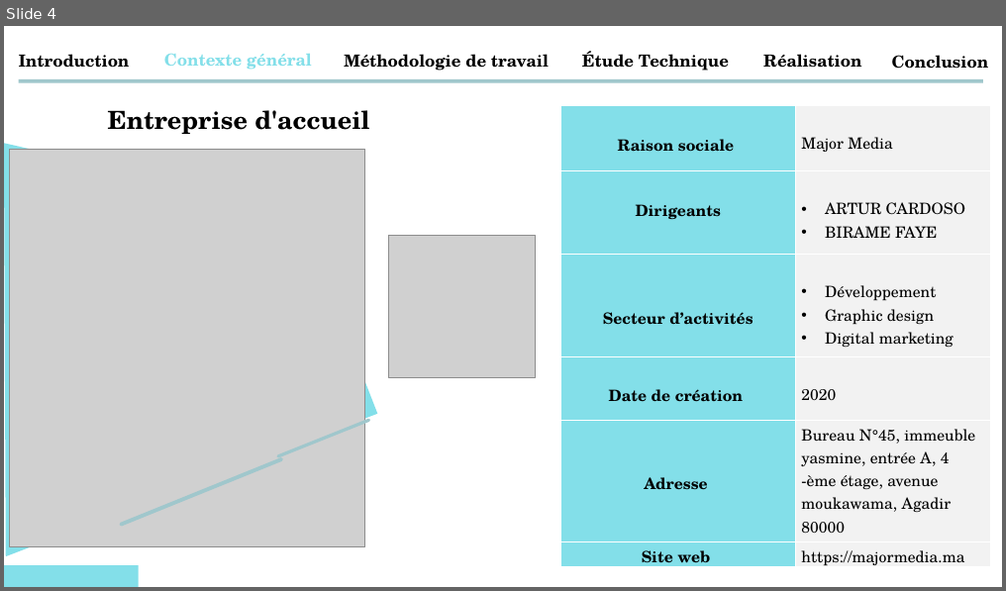
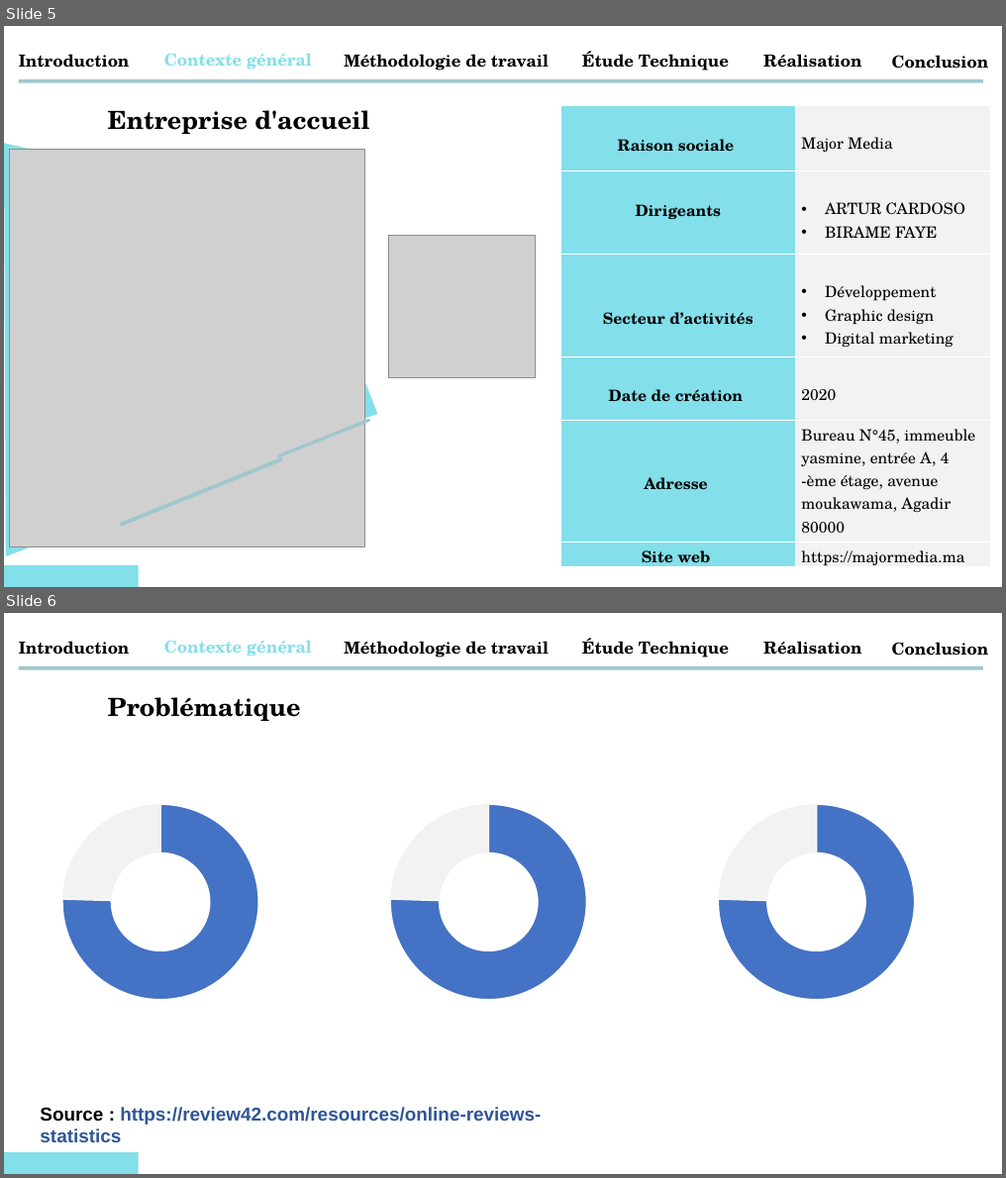
Before and after one commit to abdessamadtanafaat/AdminDashboard, a slide deck: PRESENTATION PFA/Presentatin PFA .pptx. Shown one above the other, each under a label of ours: slide 4 before the commit, slides 5 and 6 after it. The pictures are 1006x591 and 1006x1178 pixels, drawn with LibreOffice and Linux fonts; fonts in the diff are those of the drawing; grey boxes stand for pictures. Boxes give left, top, right and bottom in pixels: in the first picture for what was removed or moved away, otherwise in the second. Text is boxed around its words. In the diff, an @@ line names an element or a change of style, - is before the commit and + after.

```diff
--- a/PRESENTATION PFA/Presentatin PFA .pptx
+++ b/PRESENTATION PFA/Presentatin PFA .pptx
@@ slide 6 added at (x1=4, y1=613, x2=1002, y2=1174), background #FFFFFF @@
@@ text added at (x1=19, y1=641, x2=130, y2=655), 16 pt, text #000000, bold @@
+Introduction
@@ text added at (x1=164, y1=640, x2=312, y2=657), 16 pt, text #83DFE9, bold @@
+Contexte général
@@ text added at (x1=344, y1=641, x2=548, y2=658), 16 pt, text #000000, bold @@
+Méthodologie de travail
@@ text added at (x1=582, y1=638, x2=729, y2=658), 16 pt, text #000000, bold @@
+Étude Technique
@@ text added at (x1=763, y1=641, x2=861, y2=655), 16 pt, text #000000, bold @@
+Réalisation
@@ text added at (x1=892, y1=642, x2=989, y2=656), 16 pt, text #000000, bold @@
+Conclusion
@@ rectangle added at (x1=18, y1=666, x2=983, y2=669), fill #A0C7CC @@
@@ text added at (x1=108, y1=697, x2=301, y2=721), 24 pt, text #000000, bold @@
+Problématique
@@ doughnut chart added at (x1=61, y1=803, x2=288, y2=1023) @@
+categories: 1, 2
+Series 1: 75, 25
@@ doughnut chart added at (x1=389, y1=803, x2=617, y2=1023) @@
+categories: 1, 2
+Series 1: 75, 25
@@ doughnut chart added at (x1=718, y1=803, x2=944, y2=1023) @@
+categories: 1, 2
+Series 1: 75, 25
@@ text added at (x1=40, y1=1107, x2=541, y2=1143), 18 pt, text #2F5597, bold @@
+Source : https://review42.com/resources/online-reviews-statistics
@@ rectangle added at (x1=4, y1=1153, x2=138, y2=1174), fill #83DFE9 @@
@@ what was slide 4 is now slide 5 @@
```
Also in this commit, not shown: 7 slides changed, 10 other slides added, 1 other file.
